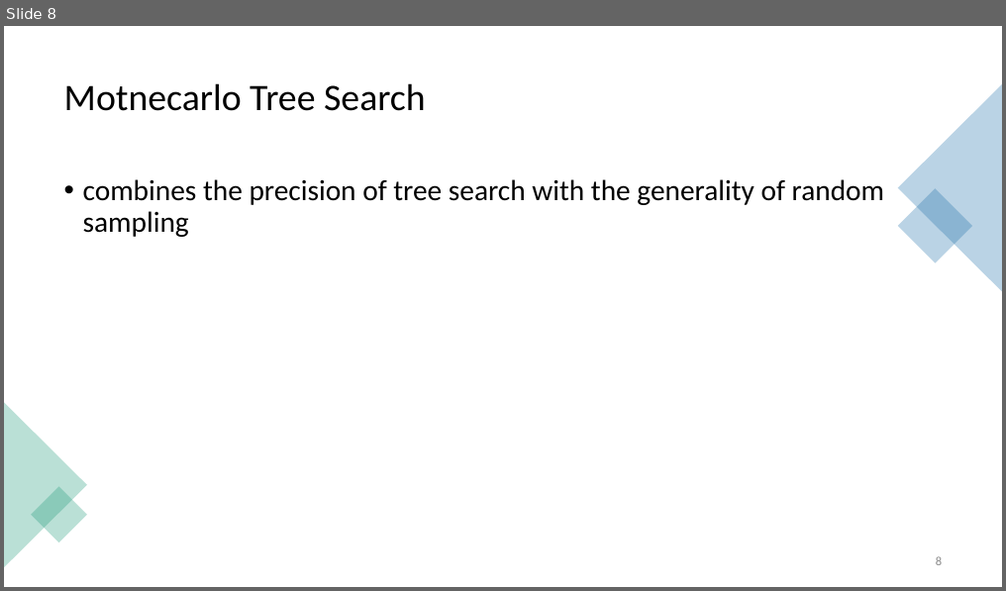
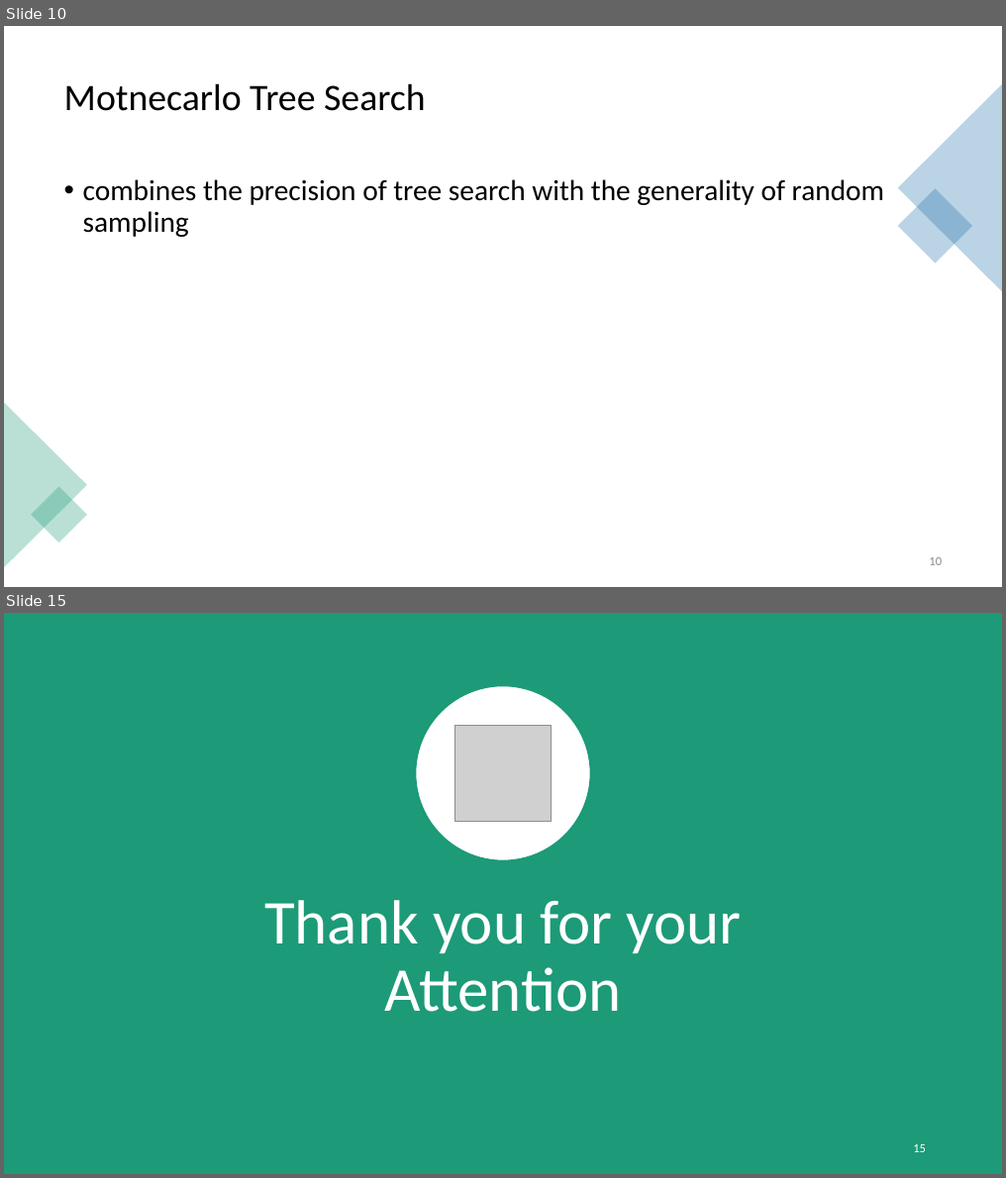
Before and after one commit to Brebeck-Jan/chessmaster, a slide deck: Präsentationen/Zwischen_Präse/Chessmaster_Zwischenpräsentation.pptx. Shown one above the other, each under a label of ours: slide 8 before the commit, slides 10 and 15 after it; the slides between them are not shown. The pictures are 1006x591 and 1006x1178 pixels, drawn with LibreOffice and Linux fonts; fonts in the diff are those of the drawing; grey boxes stand for pictures. Boxes give left, top, right and bottom in pixels: in the first picture for what was removed or moved away, otherwise in the second. Text is boxed around its words. In the diff, an @@ line names an element or a change of style, - is before the commit and + after.

```diff
--- a/Präsentationen/Zwischen_Präse/Chessmaster_Zwischenpräsentation.pptx
+++ b/Präsentationen/Zwischen_Präse/Chessmaster_Zwischenpräsentation.pptx
@@ slide 15 added at <box>4,613,1002,1174</box>, background #FFFFFF @@
@@ rectangle added at <box>4,613,1002,1174</box>, fill #1D9A78 @@
@@ ellipse added at <box>416,685,591,861</box>, fill #FFFFFF, outline #1D9A78 1.5 pt @@
@@ picture added at <box>454,725,551,822</box> @@
@@ title added at <box>264,900,742,1012</box>, 60 pt, text #FFFFFF @@
+Thank you for your Attention
@@ page number added at <box>913,1145,926,1153</box>, 12 pt, text #FFFFFF @@
+15
@@ what was slide 8 is now slide 10 @@
@@ page number at <box>929,558,942,566</box>: text changed @@
-8
+10
```
Also in this commit, not shown: 8 other slides added, 3 slides removed.
